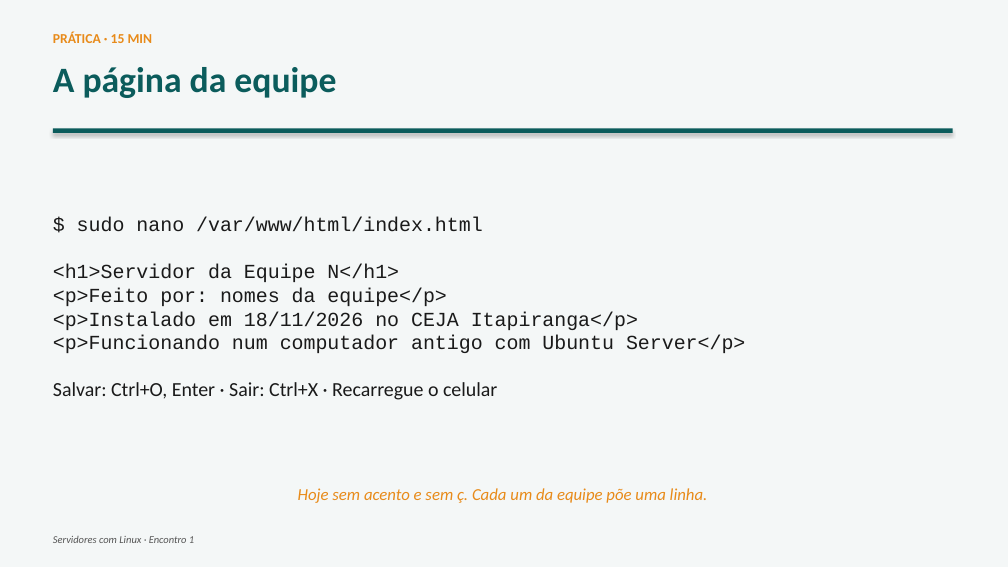
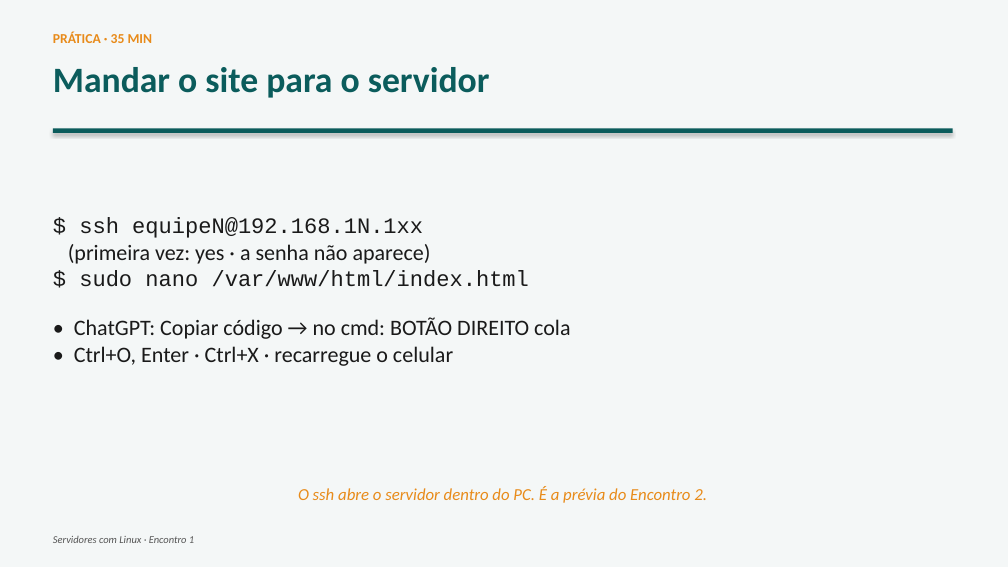
Before and after one commit to joninedel-prog/gerador_contratos, a slide deck: slide 35 of Aula - Servidores 1 - Instalando o Ubuntu e o primeiro site.pptx (slide 33 before the commit). Drawn at 1008x567 pixels with LibreOffice and Linux fonts; fonts in the diff are those of the drawing. Boxes give left, top, right and bottom in pixels: in the first picture for what was removed or moved away, otherwise in the second. Text is boxed around its words. In the diff, an @@ line names an element or a change of style, - is before the commit and + after.

```diff
--- a/Aula - Servidores 1 - Instalando o Ubuntu e o primeiro site.pptx
+++ b/Aula - Servidores 1 - Instalando o Ubuntu e o primeiro site.pptx
@@ text at (x1=53, y1=32, x2=153, y2=43): text changed @@
-PRÁTICA · 15 MIN
+PRÁTICA · 35 MIN
@@ text at (x1=53, y1=67, x2=490, y2=98): text changed @@
-A página da equipe
+Mandar o site para o servidor
@@ text at (x1=68, y1=217, x2=431, y2=264): paragraphs added @@
+$ ssh equipeN@192.168.1N.1xx
+(primeira vez: yes · a senha não aparece)
@@ text at (x1=79, y1=270, x2=529, y2=287): size 19 to 21 pt in "$ sudo nano /var/www/html/index.html" @@
@@ text at (x1=74, y1=317, x2=570, y2=366): text changed; size 19 to 21 pt; font Courier New to Calibri @@
-<h1>Servidor da Equipe N</h1>
-<p>Feito por: nomes da equipe</p>
-<p>Instalado em 18/11/2026 no CEJA Itapiranga</p>
-<p>Funcionando num computador antigo com Ubuntu Server</p>
-Salvar: Ctrl+O, Enter · Sair: Ctrl+X · Recarregue o celular
+• ChatGPT: Copiar código → no cmd: BOTÃO DIREITO cola
+• Ctrl+O, Enter · Ctrl+X · recarregue o celular
@@ text at (x1=298, y1=487, x2=707, y2=503): text changed @@
-Hoje sem acento e sem ç. Cada um da equipe põe uma linha.
+O ssh abre o servidor dentro do PC. É a prévia do Encontro 2.
```
Also in this commit, not shown: 4 other slides changed, 4 slides added, 4 other files.
